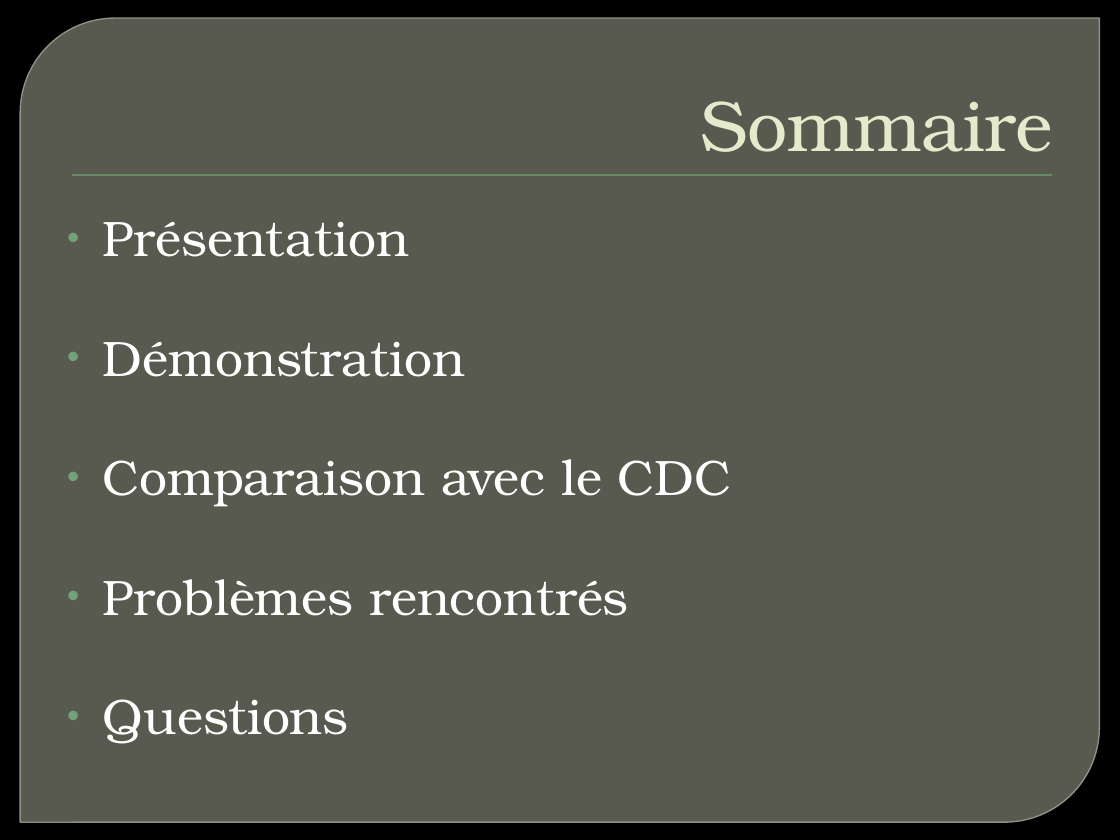
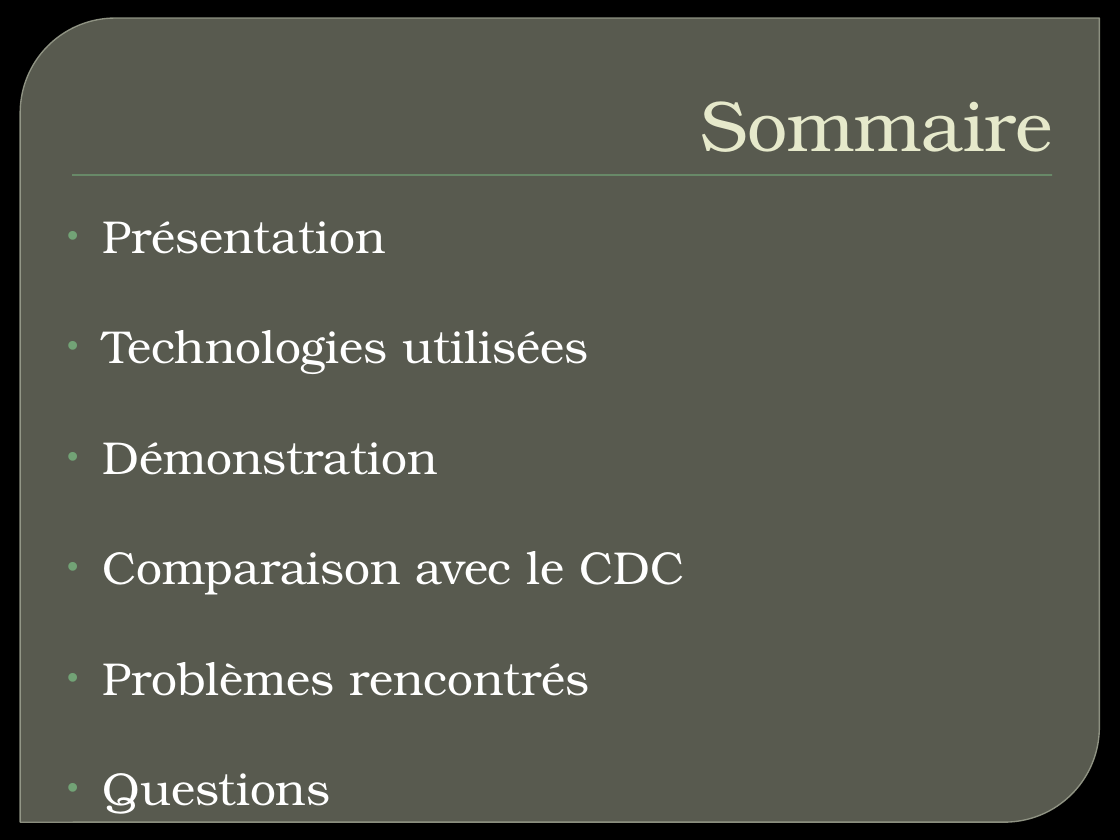
Before and after one commit to maresc-g/linumon, a slide deck: slide 2 of pfa.pptx. Drawn at 1120x840 pixels with LibreOffice and Linux fonts; fonts in the diff are those of the drawing; background and template pictures are left out. Boxes give left, top, right and bottom in pixels: in the first picture for what was removed or moved away, otherwise in the second. Text is boxed around its words. In the diff, an @@ line names an element or a change of style, - is before the commit and + after.

```diff
--- a/pfa.pptx
+++ b/pfa.pptx
@@ text at (103, 221, 684, 696): size 32 to 29.6 pt in "Présentation", "Démonstration", "Comparaison avec le CDC", "Problèmes rencontrés" and 1 more places @@
@@ text at (103, 330, 588, 374): paragraph added @@
+• Technologies utilisées
```
Also in this commit, not shown: 3 other slides changed, 4 slides added, 3 slides removed.
